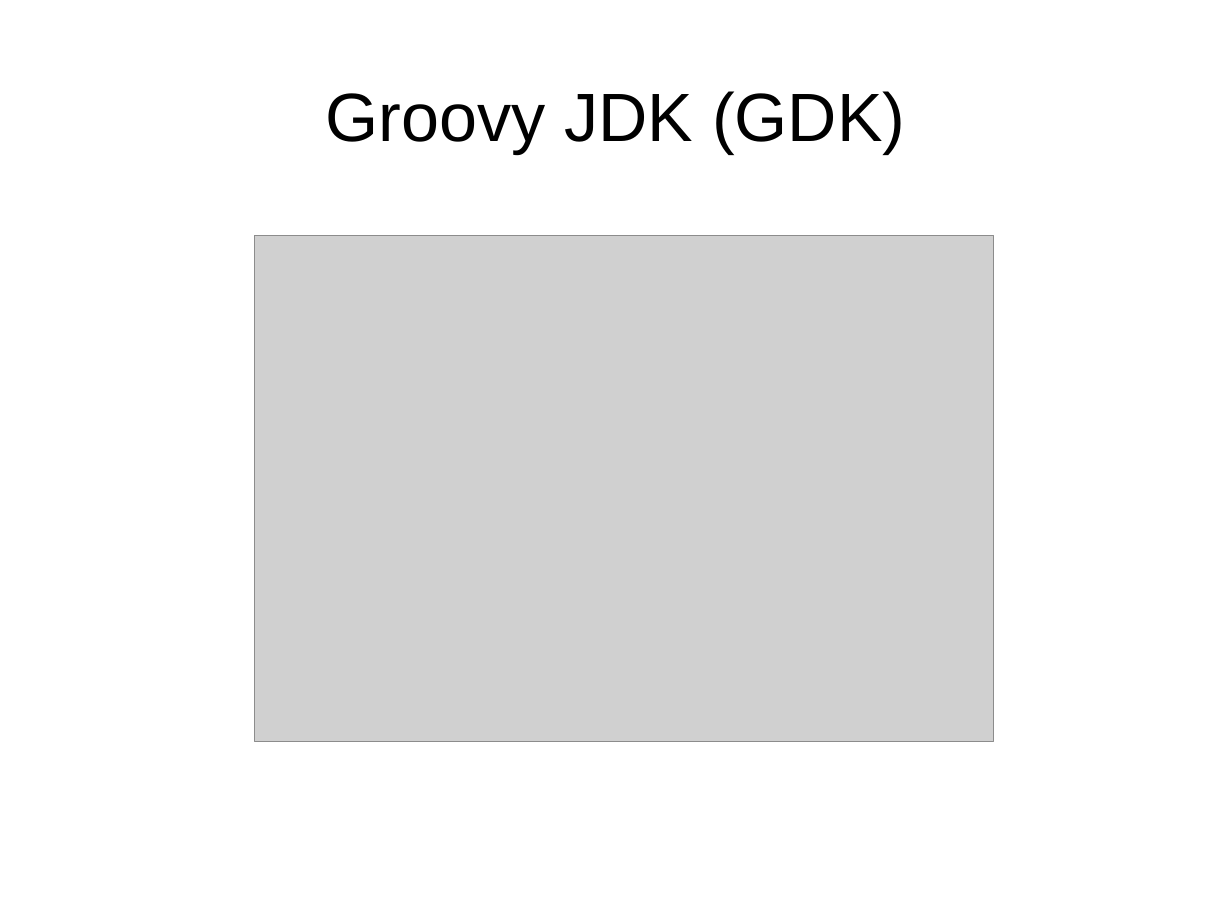
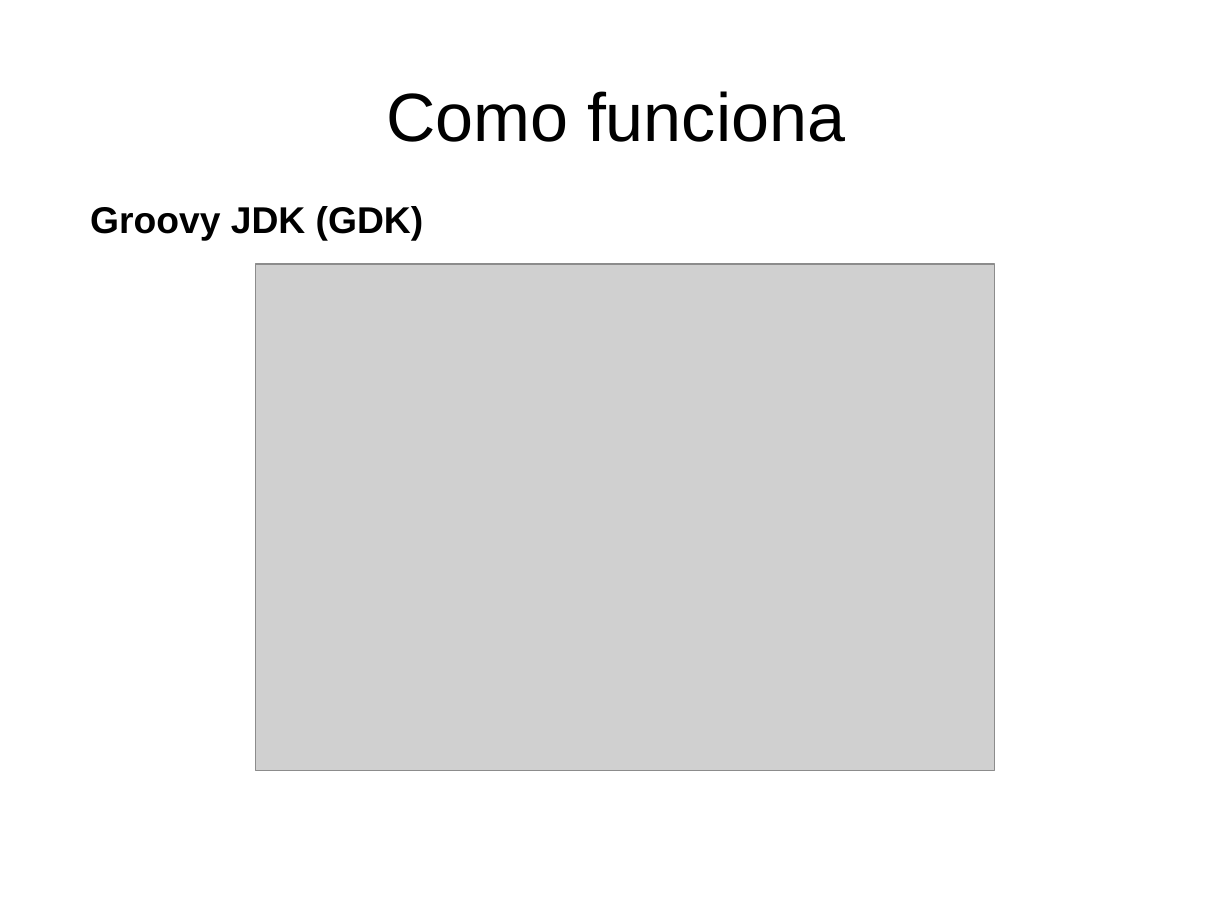
Before and after one commit to gitter-badger/lab-groovy, a slide deck: slide 27 of press/groovy_intro.odp (slide 10 before the commit). Drawn at 1232x924 pixels with LibreOffice and Linux fonts; fonts in the diff are those of the drawing; grey boxes stand for pictures. Boxes give left, top, right and bottom in pixels: in the first picture for what was removed or moved away, otherwise in the second. Text is boxed around its words. In the diff, an @@ line names an element or a change of style, - is before the commit and + after.

```diff
--- a/press/groovy_intro.odp
+++ b/press/groovy_intro.odp
@@ title added at (386,91,845,142), 44 pt, text #000000 @@
+Como funciona
@@ text "Groovy JDK (GDK)": place and size @@
-text "Groovy JDK (GDK)" at (325,91,905,153)
+text "Groovy JDK (GDK)" at (90,206,424,241)
@@ text "Groovy JDK (GDK)" at (90,206,424,241): size 44 to 24 pt, bold on; alignment centre to left; vertical alignment middle to top @@
@@ picture: place and size @@
-picture at (255,235,994,741)
+picture at (255,264,994,770)
```
Also in this commit, not shown: 9 other slides changed, 23 slides added, 10 slides removed, 1 other file.
